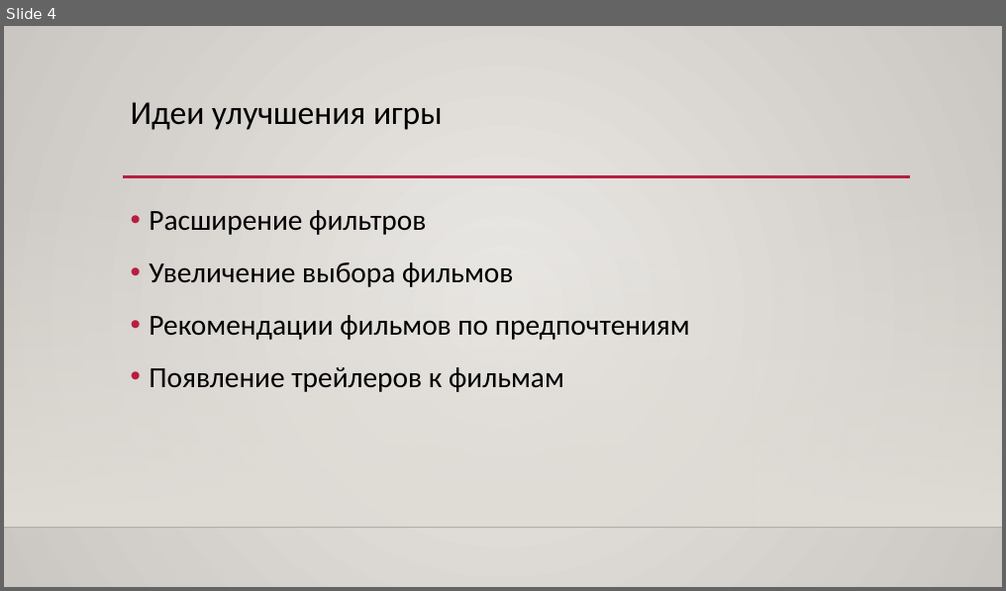
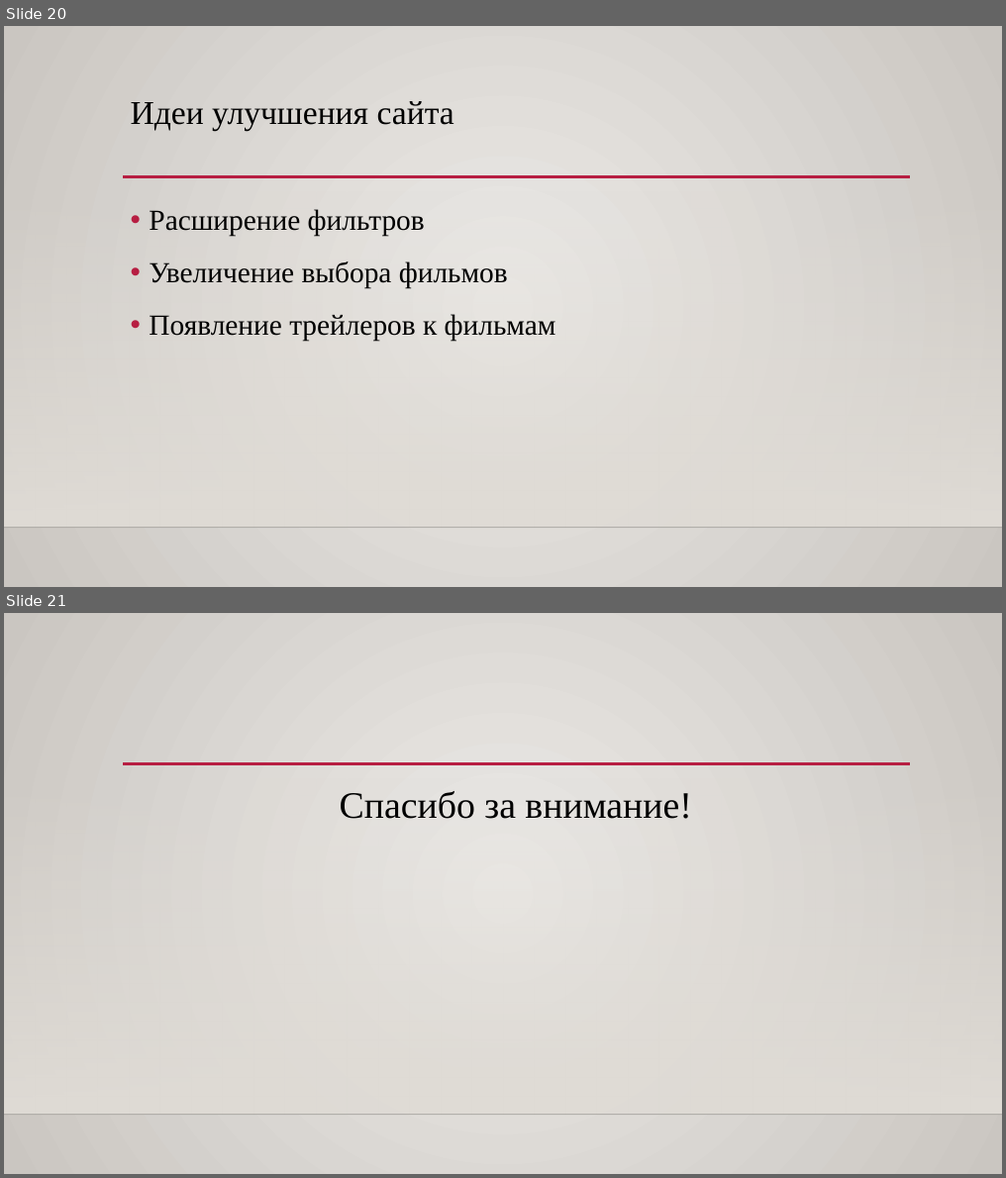
Before and after one commit to 20moonlight01/yandexlyceumweb, a slide deck: Для настроения.pptx. Shown one above the other, each under a label of ours: slide 4 before the commit, slides 20 and 21 after it. The pictures are 1006x591 and 1006x1178 pixels, drawn with LibreOffice and Linux fonts; fonts in the diff are those of the drawing; background and template pictures are left out. Boxes give left, top, right and bottom in pixels: in the first picture for what was removed or moved away, otherwise in the second. Text is boxed around its words. In the diff, an @@ line names an element or a change of style, - is before the commit and + after.

```diff
--- a/Для настроения.pptx
+++ b/Для настроения.pptx
@@ slide 21 added at (4, 613, 1002, 1174), background gradient #ECEAE7 to #CAC7C1; not listed: 3 template elements that a slide beside it also shows @@
@@ title added at (340, 791, 691, 819), 36 pt, text #000000 @@
+Спасибо за внимание!
@@ what was slide 4 is now slide 20 @@
@@ slide 20 changed as well @@
@@ title at (131, 101, 454, 130): text changed; font Calibri to Times New Roman @@
-Идеи улучшения игры
+Идеи улучшения сайта
@@ text "Расширение фильтров" at (149, 209, 556, 341): font Calibri to Times New Roman @@
@@ text at (149, 315, 690, 340): paragraph removed @@
-• Рекомендации фильмов по предпочтениям
```
Also in this commit, not shown: 3 other slides changed, 16 other slides added.
